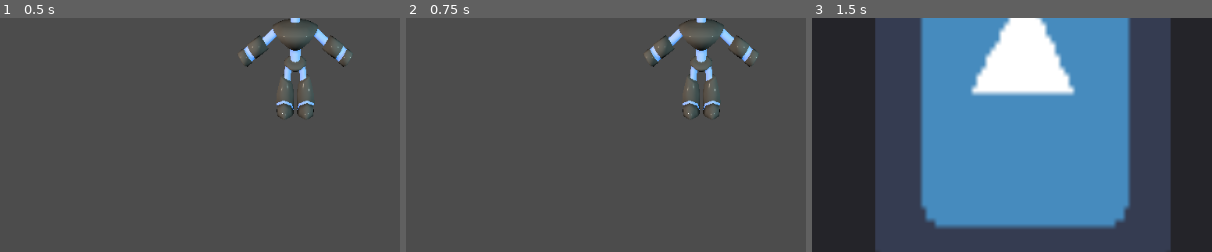
Above: before the commit, frames 1-3 (left to right).
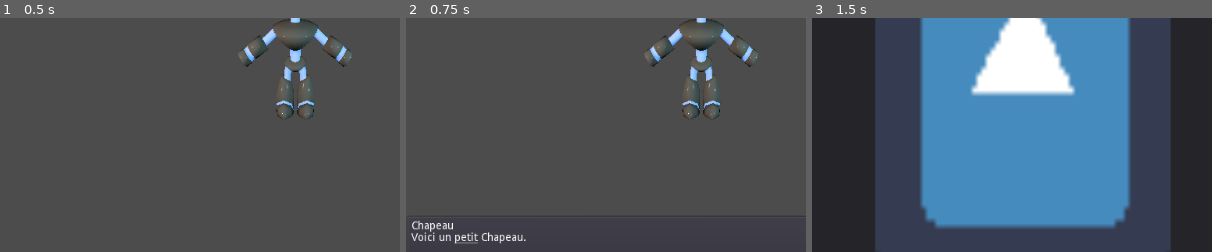
Above: after the commit, the same moments.

Repository: garipdk/SGJ23-SBG-bibmbap
Game: Godot game, scene res://scenes/Tableau1.tscn
Same seed, same stepped clock (60 frames per second), same inputs: the game is played once before the commit and once after it. The engine's default icon, where the game draws it, is replaced by a stand-in: a white triangle on a blue panel in a dark square.
Inputs (mouse positions are % of the whole screen's width and height, from its top left):
- Up to frame 1 (0.5 s): no input
- Up to frame 2 (0.75 s): tap Enter at 0.5 s; move the mouse to (65, 59) at 0.52 s; click (65, 59) at 0.67 s
- Up to frame 3 (1.5 s): click (95, 9) at 1.25 s
The pictures show only the part of the screen within x 0-50%, y 37-87%; the shares and areas given below are measured in that part.

Frame 1 is identical in both runs. In frame 2, 0.7% of the frame differs, in the area x 1-30%, y 86-97%; in frame 3, nothing differs.

Commit message:
text box on object clicked

Diff:
--- a/hypertexte_texts.gd
+++ b/hypertexte_texts.gd
@@ -1,9 +1,23 @@
 extends Node
+
+
+var description = {
+	"chapeau":{
+		"title":"Chapeau",
+		"text":"Voici un [url=petit]petit[/url] Chapeau.",
+		"size":100
+	}
+}
 
 var item_description = {
 	"key":{
 		"title":"text title",
 		"text":"Lorem ipsum dolor sit amet, consectetur adipiscing elit. Morbi diam nisl, posuere sit amet pharetra nec, vest …(194 unchanged characters)…
 		"size":100
+	},
+	"petit":{
+		"title":"tout petit",
+		"text":"minuscule",
+		"size":100
 	}
 }
--- a/scenes/Tableau1.tscn
+++ b/scenes/Tableau1.tscn
@@ -1,10 +1,11 @@
-[gd_scene load_steps=7 format=2]
+[gd_scene load_steps=8 format=2]
 
 [ext_resource path="res://scripts-gdscript/Tableau1.gd" type="Script" id=1]
 [ext_resource path="res://scenes/robot_3d.tscn" type="PackedScene" id=2]
-[ext_resource path="res://scenes/TestElementCliquable.tscn" type="PackedScene" id=3]
+[ext_resource path="res://scenes/chapeau.tscn" type="PackedScene" id=3]
 [ext_resource path="res://icon.png" type="Texture" id=4]
 [ext_resource path="res://scenes/menu_enquete.tscn" type="PackedScene" id=5]
+[ext_resource path="res://scenes/text_on_screen.tscn" type="PackedScene" id=6]
 
 [sub_resource type="ViewportTexture" id=2]
 viewport_path = NodePath("Viewport")
@@ -24,12 +25,15 @@
 scale = Vector2( 1, -1 )
 texture = SubResource( 2 )
 
-[node name="TestElementSpriteCliquable" parent="." instance=ExtResource( 3 )]
+[node name="chapeau" parent="." instance=ExtResource( 3 )]
 position = Vector2( 668, 355 )
 scale = Vector2( 1, -1 )
 has_limited_trys = false
 
+[node name="text_on_screen" parent="." instance=ExtResource( 6 )]
+
 [node name="menu_enquete" parent="." instance=ExtResource( 5 )]
+visible = false
 
 [node name="menu_button" type="TextureButton" parent="."]
 margin_left = 943.0
--- a/scenes/Test texte.tscn
+++ /dev/null
@@ -1,11 +0,0 @@
-[gd_scene load_steps=2 format=2]
-
-[ext_resource path="res://scenes/hypertexte.tscn" type="PackedScene" id=1]
-
-[node name="Test texte" type="Node2D"]
-
-[node name="hypertexte" parent="." instance=ExtResource( 1 )]
-margin_left = 492.0
-margin_top = 327.0
-margin_right = 607.0
-margin_bottom = 346.0
--- a/scenes/TestElementCliquable.tscn
+++ b/scenes/chapeau.tscn
@@ -3,7 +3,7 @@
 [ext_resource path="res://scripts-gdscript/ElementSpriteBase.gd" type="Script" id=1]
 [ext_resource path="res://icon.png" type="Texture" id=2]
 
-[node name="TestElementSpriteCliquable" type="Area2D"]
+[node name="chapeau" type="Area2D"]
 script = ExtResource( 1 )
 
 [node name="Icon" type="Sprite" parent="."]
--- /dev/null
+++ b/scenes/text_on_screen.tscn
@@ -0,0 +1,27 @@
+[gd_scene load_steps=4 format=2]
+
+[ext_resource path="res://scenes/hypertexte.tscn" type="PackedScene" id=1]
+[ext_resource path="res://scripts-gdscript/text_on_screen.gd" type="Script" id=2]
+[ext_resource path="res://scripts-gdscript/hyper_panel.gd" type="Script" id=3]
+
+[node name="text_on_screen" type="Container"]
+margin_right = 1024.0
+margin_bottom = 600.0
+script = ExtResource( 2 )
+
+[node name="PanelContainer" type="PanelContainer" parent="."]
+margin_top = 476.0
+margin_right = 1024.0
+margin_bottom = 604.0
+grow_vertical = 0
+script = ExtResource( 3 )
+
+[node name="RichTextLabel" parent="PanelContainer" instance=ExtResource( 1 )]
+margin_left = 7.0
+margin_top = 7.0
+margin_right = 1017.0
+margin_bottom = 121.0
+size_flags_horizontal = 3
+size_flags_vertical = 3
+
+[connection signal="gui_input" from="." to="." method="_exit_text_input"]
--- a/scripts-gdscript/ElementSpriteBase.gd
+++ b/scripts-gdscript/ElementSpriteBase.gd
@@ -46,7 +46,7 @@
 		var can_click = true
 		if has_limited_trys:
 			can_click = limit_try < number_of_try
-		if can_click and event is InputEventMouseButton\
+		if (not GameState.text_box_in_used) and can_click and event is InputEventMouseButton\
 		   and event.pressed and event.button_index == BUTTON_LEFT:
 			GameState.emit_signal("object_click", name, object_type)
 			if has_limited_trys:
--- a/scripts-gdscript/GameState.gd
+++ b/scripts-gdscript/GameState.gd
@@ -3,7 +3,7 @@
 var print_debug_level : int = 6
 
 var unused_var_warnings
-
+var text_box_in_used : bool = false
 var objects_clicked : Array
 
 signal object_click(object_name, object_type)
@@ -12,19 +12,21 @@
 	unused_var_warnings = connect("object_click", self, "_on_Object_Clicked")
 	pass # Replace with function body.
 
+func is_already_clicked(object_name) -> bool:
+	var was_already_clicked : bool = false
+	for object in objects_clicked:
+		if object["object_name"] == object_name:
+			was_already_clicked = true
+			break
+	return was_already_clicked
+
 # object_type :
 # 0 -> only text
 # 1 -> miniscene
 # ...
 func _on_Object_Clicked(object_name, object_type):
-	var was_already_clicked : bool = false
 	var i : int = 0
-	for object in objects_clicked:
-		if object["object_name"] == object_name:
-			was_already_clicked = true
-			break
-
-	if not was_already_clicked:
+	if not is_already_clicked(object_name):
 		objects_clicked.append({"object_name" : object_name, "object_type" : object_type})
 	if print_debug_level >= 6:
 		for object in objects_clicked:
--- a/scripts-gdscript/hyper_panel.gd
+++ b/scripts-gdscript/hyper_panel.gd
@@ -1,7 +1,6 @@
 extends Control
 
-func load_text(meta):
-	var dico = HypertexteTexts.item_description
+func load_text(meta, dico):
 	print(dico.keys(),meta)
 	if dico.has(meta):
 		var item_description = dico[meta]
--- a/scripts-gdscript/hypertexte.gd
+++ b/scripts-gdscript/hypertexte.gd
@@ -7,7 +7,7 @@
 
 func show_panel():
 	current_panel = PANEL.instance()
-	current_panel.load_text(current_meta)
+	current_panel.load_text(current_meta, HypertexteTexts.item_description)
 	get_parent().add_child(current_panel)
 	current_panel.rect_global_position = get_global_mouse_position()+Vector2(-20,-40)
 
--- /dev/null
+++ b/scripts-gdscript/text_on_screen.gd
@@ -0,0 +1,28 @@
+extends Control
+
+
+# Declare member variables here. Examples:
+# var a = 2
+# var b = "text"
+
+
+# Called when the node enters the scene tree for the first time.
+func _ready():
+	self.visible = false
+	GameState.unused_var_warnings = GameState.connect("object_click", self, "_object_clicked_text_on_screen")
+	pass # Replace with function body.
+
+
+# Called every frame. 'delta' is the elapsed time since the previous frame.
+#func _process(delta):
+#	pass
+func _object_clicked_text_on_screen(object_name, _object_type):
+	self.visible = true
+	$PanelContainer.load_text(object_name, HypertexteTexts.description)
+	GameState.text_box_in_used = true
+
+func _exit_text_input(event):
+	if event is InputEventMouseButton\
+	   and event.pressed and event.button_index == BUTTON_LEFT:
+		self.visible = false
+		GameState.text_box_in_used = false
